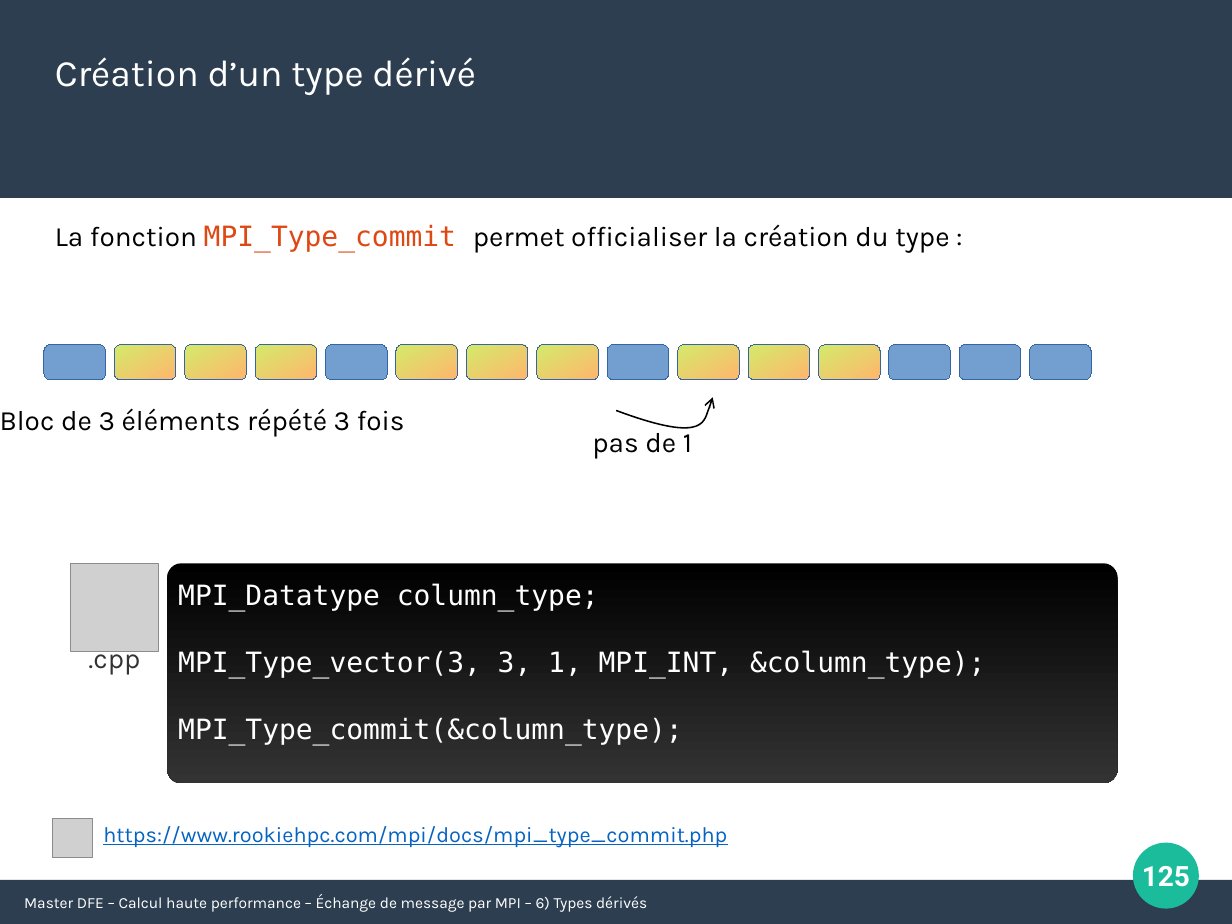
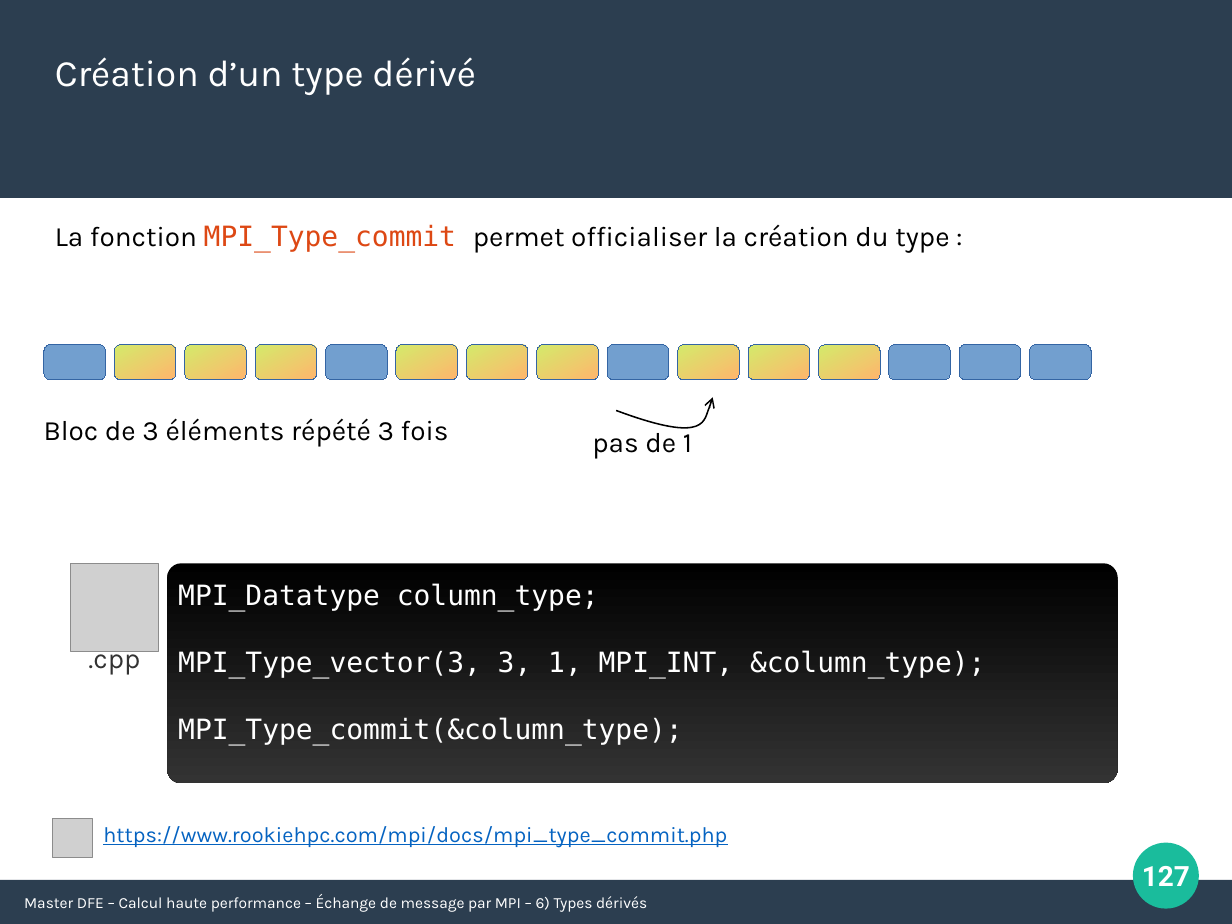
Before and after one commit to Maison-de-la-Simulation/HPC-DFE-Paris-Saclay, a slide deck: slide 127 of support/MPI.pptx (slide 125 before the commit). Drawn at 1232x924 pixels with LibreOffice and Linux fonts; fonts in the diff are those of the drawing; grey boxes stand for pictures. Boxes give left, top, right and bottom in pixels: in the first picture for what was removed or moved away, otherwise in the second. Text is boxed around its words. In the diff, an @@ line names an element or a change of style, - is before the commit and + after.

```diff
--- a/support/MPI.pptx
+++ b/support/MPI.pptx
@@ text "Bloc de 3 éléments répété ...": place and size @@
-text "Bloc de 3 éléments répété ..." at box(0, 408, 405, 437)
+text "Bloc de 3 éléments répété ..." at box(44, 418, 449, 446)
@@ page number at box(1142, 866, 1190, 886): text changed @@
-125
+127
```
Also in this commit, not shown: 8 other slides changed, 2 slides added, 1 other file.
